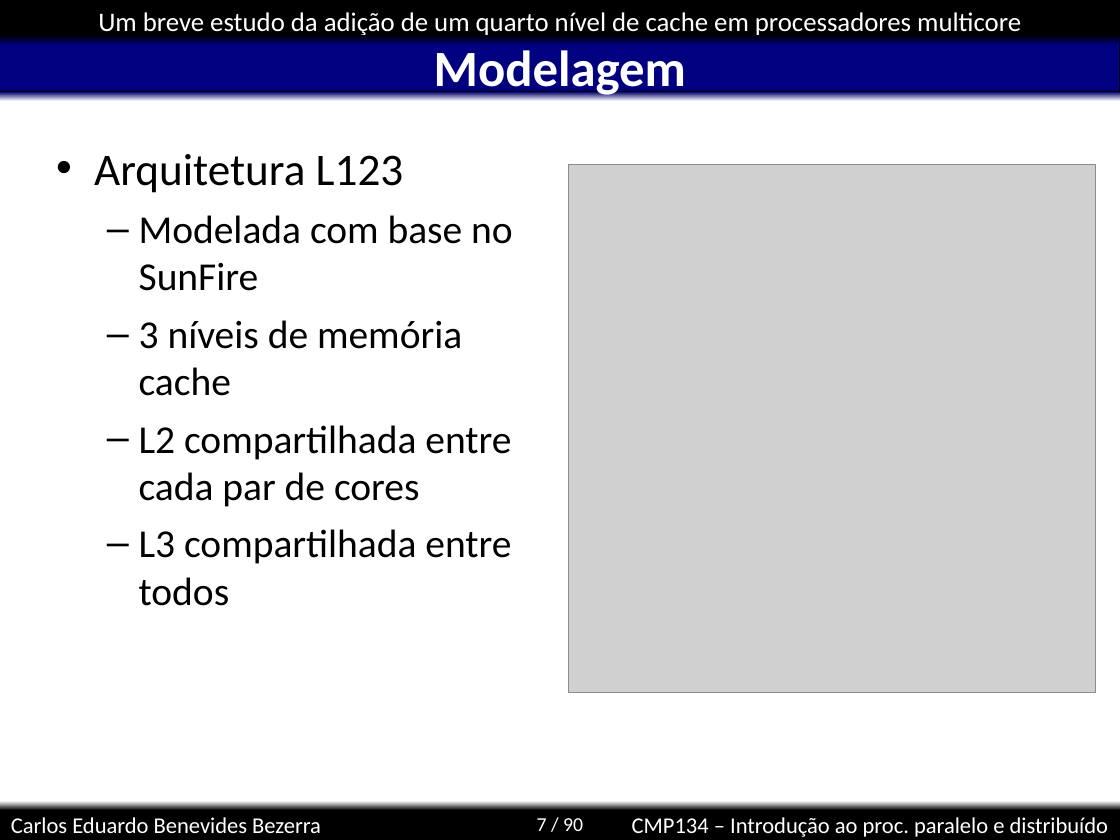
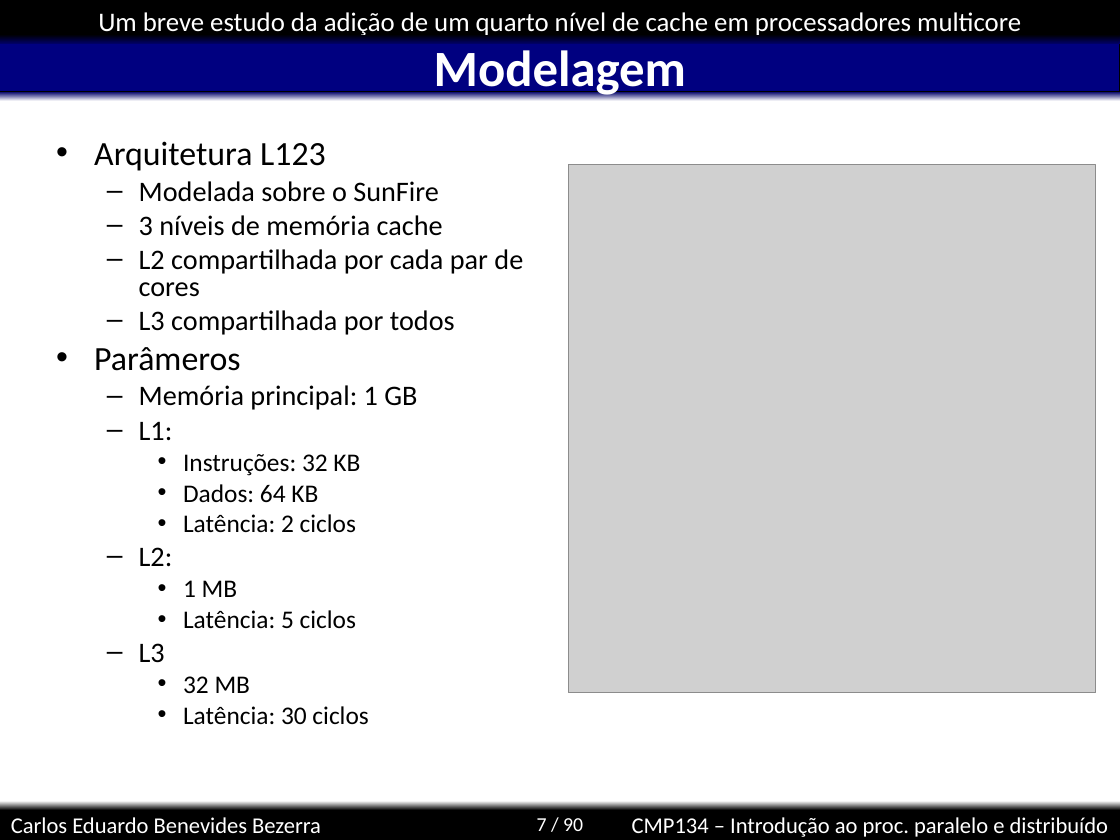
Before and after one commit to kdubezerra/kdubezerra, a slide deck: slide 7 of disciplinas/cmp134/simics/carloseduardo.ppt. Drawn at 1120x840 pixels with LibreOffice and Linux fonts; fonts in the diff are those of the drawing; grey boxes stand for pictures; background and template pictures are left out. Boxes give left, top, right and bottom in pixels: in the first picture for what was removed or moved away, otherwise in the second. Text is boxed around its words. In the diff, an @@ line names an element or a change of style, - is before the commit and + after.

```diff
--- a/disciplinas/cmp134/simics/carloseduardo.ppt
+++ b/disciplinas/cmp134/simics/carloseduardo.ppt
@@ text at box(94, 141, 443, 236): size 32 to 24 pt in "Arquitetura L123"; size 28 to 20 pt in "3 níveis de memória cache"; line spacing 1 to 0.8; less space between paragraphs @@
@@ text at box(139, 181, 439, 202): text changed; size 28 to 20 pt @@
-  – Modelada com base no SunFire
+  – Modelada sobre o SunFire
@@ text at box(94, 249, 523, 725): text changed; size 28 to 20 pt @@
-  – L2 compartilhada entre cada par de cores
-  – L3 compartilhada entre todos
+  – L2 compartilhada por cada par de cores
+  – L3 compartilhada por todos
+• Parâmeros
+  – Memória principal: 1 GB
+  – L1:
+    • Instruções: 32 KB
+    • Dados: 64 KB
+    • Latência: 2 ciclos
+  – L2:
+    • 1 MB
+    • Latência: 5 ciclos
+  – L3
+    • 32 MB
+    • Latência: 30 ciclos
```
Also in this commit, not shown: 1 other slide changed, 3 slides added, 16 other files.
